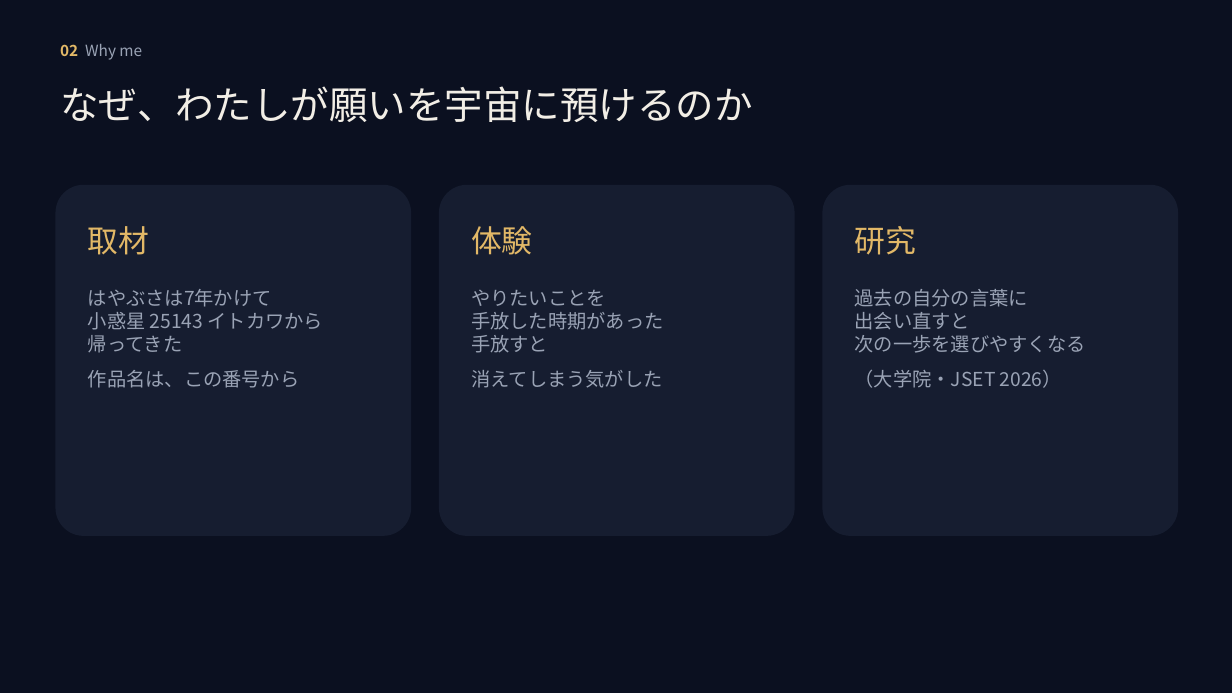
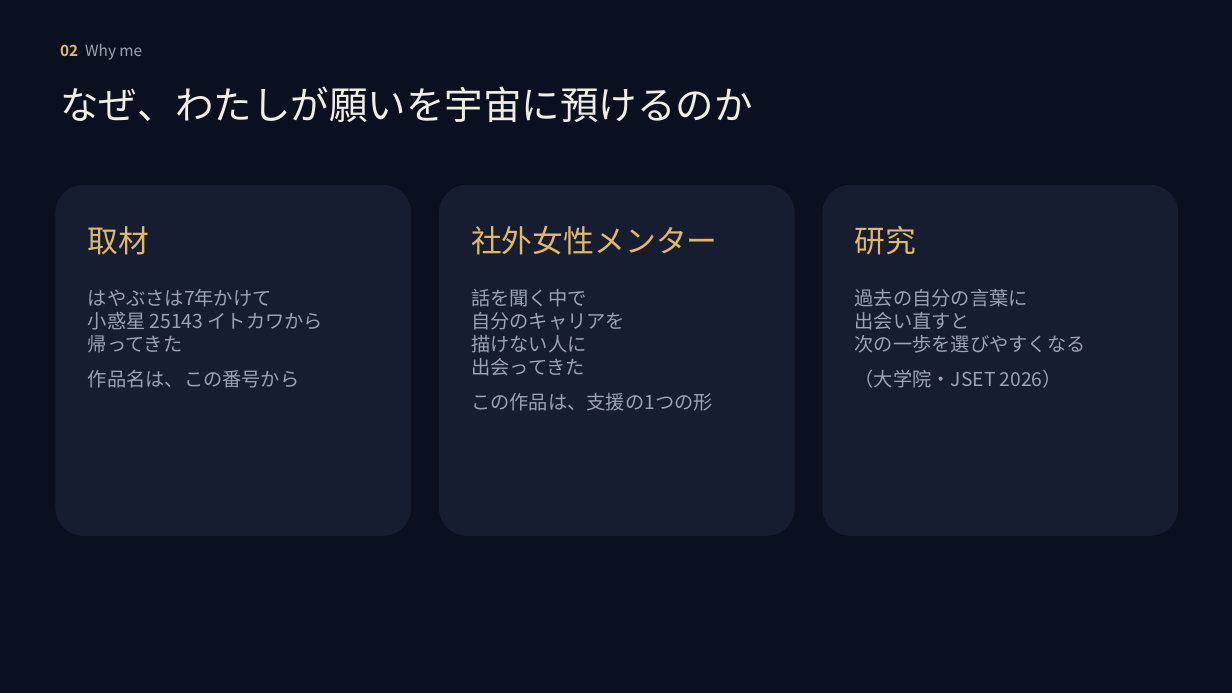
Before and after one commit to mai-san447/hello-earth-25143, a slide deck: slide 3 of deliverables/2026-10-11-gga-selection/MORUNE25143_GGAセレクション_2026-10-12.pptx. Drawn at 1232x693 pixels with LibreOffice and Linux fonts; fonts in the diff are those of the drawing. Boxes give left, top, right and bottom in pixels: in the first picture for what was removed or moved away, otherwise in the second. Text is boxed around its words. In the diff, an @@ line names an element or a change of style, - is before the commit and + after.

```diff
--- a/deliverables/2026-10-11-gga-selection/MORUNE25143_GGAセレクション_2026-10-12.pptx
+++ b/deliverables/2026-10-11-gga-selection/MORUNE25143_GGAセレクション_2026-10-12.pptx
@@ text at bbox=[471, 226, 717, 255]: text changed @@
-体験
+社外女性メンター
@@ text at bbox=[471, 289, 713, 411]: text changed @@
-やりたいことを
-手放した時期があった
-手放すと
-消えてしまう気がした
+話を聞く中で
+自分のキャリアを
+描けない人に
+出会ってきた
+この作品は、支援の1つの形
```
Also in this commit, not shown: 2 other files.
